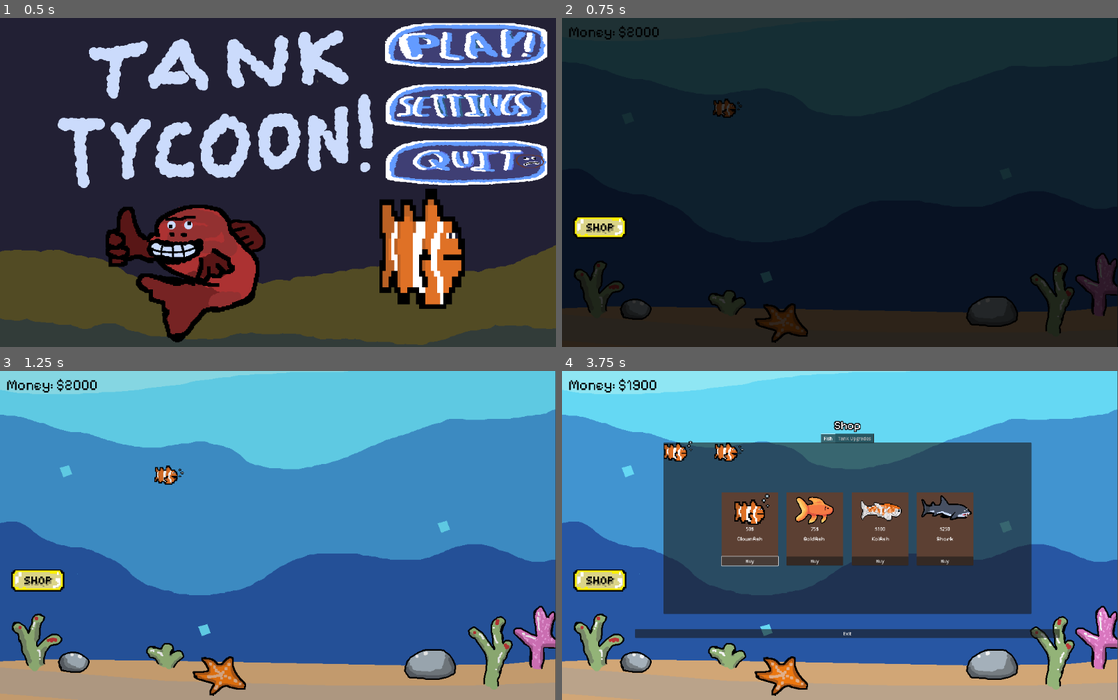
Above: before the commit, frames 1-4 (two rows, left to right).
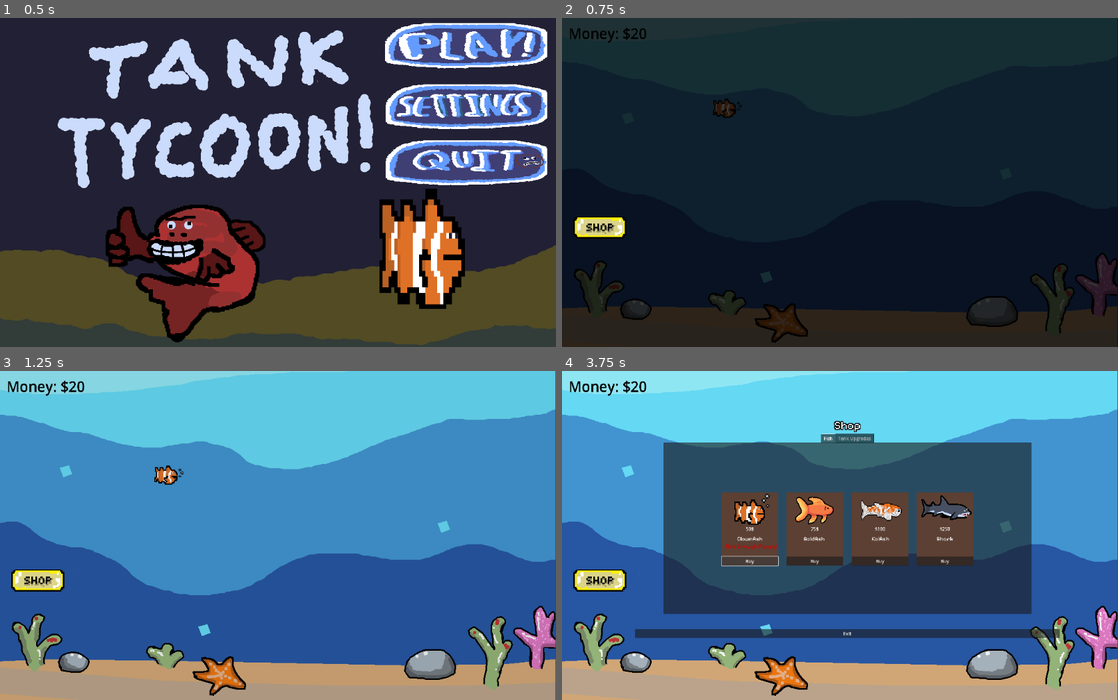
Above: after the commit, the same moments.

Repository: Nathan-Kimm/Tank-Tycoon
Game: Godot game, scene res://Menu Screen/menu.tscn
Same seed, same stepped clock (60 frames per second), same inputs: the game is played once before the commit and once after it.
Inputs (mouse positions are in pixels of both pictures, inside the frame that each line leads up to):
- Up to frame 1 (0.5 s): no input
- Up to frame 2 (0.75 s): click (1034, 50) at 0.5 s
- Up to frame 3 (1.25 s): no input
- Up to frame 4 (3.75 s): click (600, 581) at 1.25 s; click "Buy" at 2 s; click (600, 581) at 2.75 s; click "Buy" at 3.5 s

Frame 1 is identical in both runs. In frame 2, 0.2% of the frame differs, in the area x 1-18%, y 2-8%; in frame 3, 0.4%; in frame 4, 0.8%, in the area x 1-39%, y 2-55%.

Commit message:
Fixed bugs

Diff:
--- a/Global.gd
+++ b/Global.gd
@@ -1,15 +1,15 @@
 extends Node
 
-var money = 2000
+var money = 20
 
 var moneyWorth = 5
 
-var moneySpawnInterval = 12 #20 default
+var moneySpawnInterval = 12
 
 var fishSpeed = 100.0
 
 var fishPriceDict = {"Clownfish": 50, "Goldfish": 75, "Koi": 100, "Shark": 250}
 
-var upgradePriceDict = {"Speed": 25, "Money" : 30, "MoneyWorth" : 50}
+var upgradePriceDict = {"Speed": 50, "Money" : 30, "MoneyWorth" : 50}
 
 var sharkBought = 0
--- a/Main Tank/End Credit/EndCredit.tscn
+++ b/Main Tank/End Credit/EndCredit.tscn
@@ -3,10 +3,13 @@
 [ext_resource type="Script" path="res://Main Tank/Shop/shop.gd" id="1_rshcc"]
 
 [node name="EndCredit" type="Control"]
+z_index = 1
 layout_mode = 3
 anchors_preset = 15
 anchor_right = 1.0
 anchor_bottom = 1.0
+offset_left = 10.0
+offset_right = -70.0
 grow_horizontal = 2
 grow_vertical = 2
 script = ExtResource("1_rshcc")
@@ -28,13 +31,13 @@
 text = "                                                Thank you for Playing Tank Tycoon!
 
 
-  Credits:
+    Credits:
 
-  Made by: Nathan Kim and Matthew Seo
+    Made by: Nathan Kim and Matthew Seo
 
-  Music by: Matthew Seo
+    Music by: Matthew Seo
 
-  Art by: Timothy Park and Matthew Seo
+    Art by: Timothy Park and Matthew Seo
 
 "
 
--- a/Main Tank/Fish Panels/SharkPanel/SharkPanel.gd
+++ b/Main Tank/Fish Panels/SharkPanel/SharkPanel.gd
@@ -19,7 +19,9 @@
 		c.position = Vector2(-504, -295)
 		tank.add_child(c)
 		Global.money -= 250
-		end_credit.show()
+		if Global.sharkBought == 0:
+			end_credit.show()
+		Global.sharkBought += 1
 	else:
 		moneywarning.visible = true
 		await get_tree().create_timer(2).timeout
--- a/Main Tank/Tank Panels/MoneyPanel/MoneyUpgrade.gd
+++ b/Main Tank/Tank Panels/MoneyPanel/MoneyUpgrade.gd
@@ -13,7 +13,7 @@
 	moneywarning.visible = false
 
 func _on_button_pressed():
-	if Global.money >= Global.upgradePriceDict["Speed"] && Global.moneySpawnInterval != 1:
+	if Global.money >= Global.upgradePriceDict["Money"] && Global.moneySpawnInterval != 1:
 		Global.moneySpawnInterval -=1
 		Global.money -= 30
 	elif Global.moneySpawnInterval == 0:
--- a/Main Tank/tank.gd
+++ b/Main Tank/tank.gd
@@ -48,5 +48,4 @@
 	add_child(money_sprite)
 
 	money_timer.wait_time = Global.moneySpawnInterval
-	print(Global.moneySpawnInterval)
 	money_timer.start()
--- a/Main Tank/tank.tscn
+++ b/Main Tank/tank.tscn
@@ -7,7 +7,6 @@
 [ext_resource type="PackedScene" uid="uid://bjyn77ccc1jsn" path="res://Main Tank/PauseMenu/pause_menu.tscn" id="5_sncyn"]
 [ext_resource type="PackedScene" uid="uid://cimtibxicbj1m" path="res://Main Tank/Shop/shop.tscn" id="6_4gtmg"]
 [ext_resource type="Texture2D" uid="uid://ke5y7bw00jvd" path="res://Main Tank/Shop/pixil-frame-0 (2) (1).png" id="6_jkg4u"]
-[ext_resource type="FontFile" uid="uid://c3ybg5gngxylr" path="res://Menu Screen/PixelifySans-Regular.ttf" id="7_c6fqm"]
 [ext_resource type="Script" path="res://Main Tank/Money Counter.gd" id="8_g2mhf"]
 
 [node name="Tank" type="Node2D"]
@@ -89,7 +88,6 @@
 offset_right = -915.0
 offset_bottom = -521.0
 theme_override_colors/font_color = Color(0, 0, 0, 1)
-theme_override_fonts/font = ExtResource("7_c6fqm")
 theme_override_font_sizes/font_size = 50
 text = "hello"
 script = ExtResource("8_g2mhf")
Not shown: 1 places in Main Tank/tank.tscn that only renumber resources
Not shown, changed: export_presets.cfg
